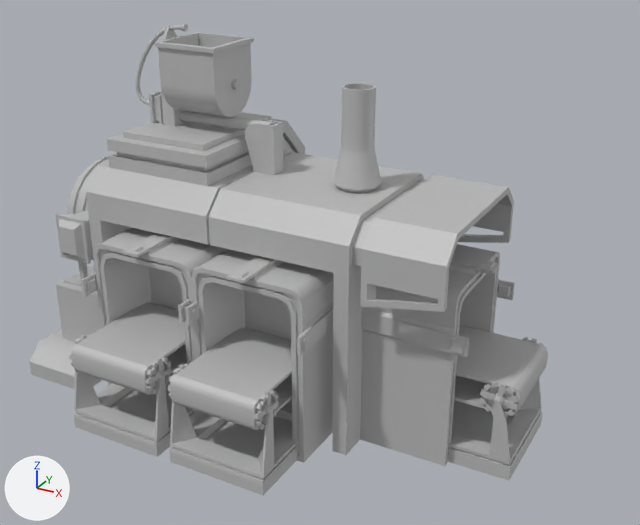
What one commit did to the FBX model AutomatedFarm/Assets/3D/Models/Machines/Sugar Machine.fbx.
Camera for both pictures: a 50 mm lens placed at (4.42, -6.04, 4.29), pointed at (1.22, -0.23, 1.38). The axes (+X, +Y, +Z) are drawn at lower left. The lights are the same throughout. Where no turn or scale is listed for an object, it has been applied to the vertices. Vertices at the same position are counted once.

The older version as bpy lines, for what is in view:
```python
ob_base_002 = bpy.data.objects.new('Base.002', me_mesh_011)
ob_base_002.location = (2.5, 0.0, 0.38)
ob_belt_002 = bpy.data.objects.new('Belt.002', me_mesh_014)
ob_belt_002.location = (2.5, 0.0, 0.662)
ob_gear_fl = bpy.data.objects.new('Gear_FL', me_mesh_012)
ob_gear_fl.location = (2.85, 0.391, 0.662)
ob_gear_fr = bpy.data.objects.new('Gear_FR', me_mesh_013)
ob_gear_fr.location = (2.85, -0.391, 0.662)
ob_input4 = bpy.data.objects.new('Input4', me_mesh_009)
ob_input4.location = (1.0, -0.563, 0.784)
ob_machine = bpy.data.objects.new('Machine', me_mesh_015)
ob_machine.location = (0.55, 0.0, 1.573)
ob_output3 = bpy.data.objects.new('Output3', me_mesh_010)
ob_output3.location = (1.5, 0.0, 0.784)
# also in view: 'Container' at (0.02, 0.0, 2.73); 'Belt.001' at (1.0, -1.0, 0.66); 'Base.001' at (1.0, -1.0, 0.38); 'Belt' at (0.0, -1.0, 0.66); 'Base' at (0.0, -1.0, 0.38)
```
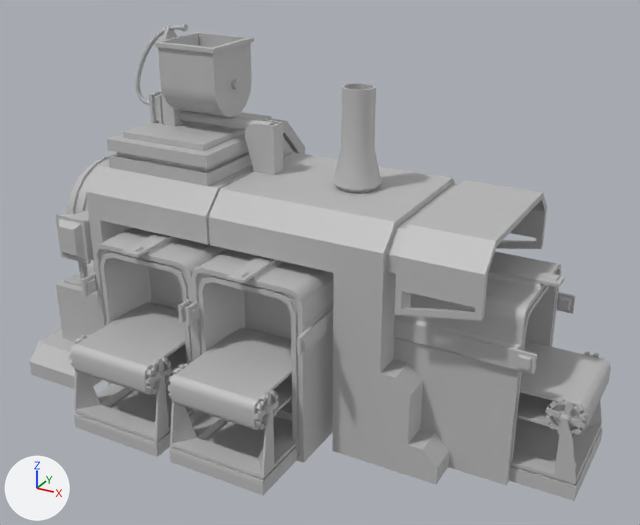
Commit message: Sugar Machine Fix

Boxes (x1, y1, x2, y2) around the edits, measured in the pictures (640 x 525 px):
'Machine', reshaped (7% wider, 7% taller)
    before: (29, 24, 514, 455)
    after: (29, 24, 547, 484)
'Output3', moved
    before: (360, 244, 515, 466)
    after: (393, 252, 575, 485)
'Base.002', moved
    before: (448, 379, 542, 481)
    after: (509, 399, 603, 501)
'Belt.002', moved
    before: (454, 325, 548, 416)
    after: (517, 341, 611, 434)
'Gear_FR', moved
    before: (480, 381, 519, 417)
    after: (545, 398, 587, 436)
'Gear_FL', moved
    before: (522, 337, 548, 359)
    after: (584, 352, 607, 361)
part 1 of me_mesh_015, built on
    before: (332, 171, 514, 455)
    after: (332, 171, 547, 484)

The edits, one by one:
me_mesh_015 is used by ob_machine; location (0.55, 0.0, 1.573).
me_mesh_015 had 1267 vertices, 1213 faces and spanned x -1.95..1.95, y -1.05..1.05, z -1.57..1.57.
me_mesh_015 now has 1297 vertices, 1238 faces and spans x -1.95..2.22, y -1.05..1.05, z -1.57..1.57.
Part 1, on me_mesh_015:
4 vertices are removed from x 1.2..1.95, y -0.75..0.75, z 0.04..0.09.
41 faces are deleted.
26 vertices in x 1.2..1.4, y -0.75..1.05, z -1.57..0.38 move by (0.28, 0.0, 0.0).
12 vertices in x 1.9..1.95, y -0.75..0.75, z -0.1..-0.01 move by (0.27, 0.0, 0.0).
10 vertices in x 1.2, y -0.75..1.05, z -1.57..0.43 move by (-0.02, 0.0, 0.0).
6 vertices in x 1.3, y -0.7..0.7, z 0.09..0.38 move by (0.18, 0.0, 0.0).
4 vertices in x 1.95, y -0.75..0.75, z 0.25..0.43 move by (-0.37, 0.0, 0.0).
15 vertices move from x 1.2..1.95, y -0.75..0.75, z -0.17..0.43 to x 1.18..2.22, y -0.75..0.75, z -0.14..0.43.
10 vertices are added at x 1.48..1.97, y -0.75..0.75, z -1.57..-0.17.
7 new vertices lie (0.1, 0.0, 0.0) away from vertices in x 1.08..1.3, y -0.75..1.05, z -1.43..0.09.
6 new vertices lie (0.3, 0.0, 0.0) away from vertices in x 1.2, y -0.75..1.05, z -1.57..-0.17.
6 new vertices lie (0.59, 0.0, 0.0) away from vertices in x 1.35, y -0.7..0.7, z 0.04..0.38.
5 new vertices lie (0.0, 1.5, 0.0) away from vertices in x 1.6..1.97, y -0.75, z -1.57..-0.73.
66 new faces join them.
Object 'Output3' (ob_output3) moves from (1.5, 0.0, 0.784) to (2.0, 0.0, 0.784).
Object 'Gear_FL' (ob_gear_fl) moves from (2.85, 0.391, 0.662) to (3.35, 0.391, 0.662).
Object 'Base.002' (ob_base_002) moves from (2.5, 0.0, 0.38) to (3.0, 0.0, 0.38).
Object 'Gear_FR' (ob_gear_fr) moves from (2.85, -0.391, 0.662) to (3.35, -0.391, 0.662).
Object 'Belt.002' (ob_belt_002) moves from (2.5, 0.0, 0.662) to (3.0, 0.0, 0.662).
